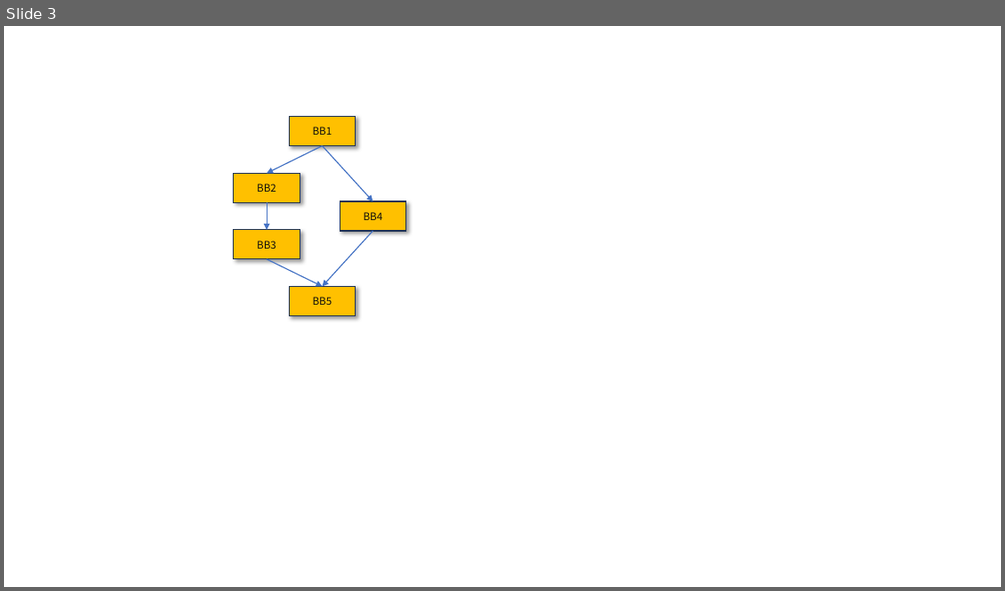
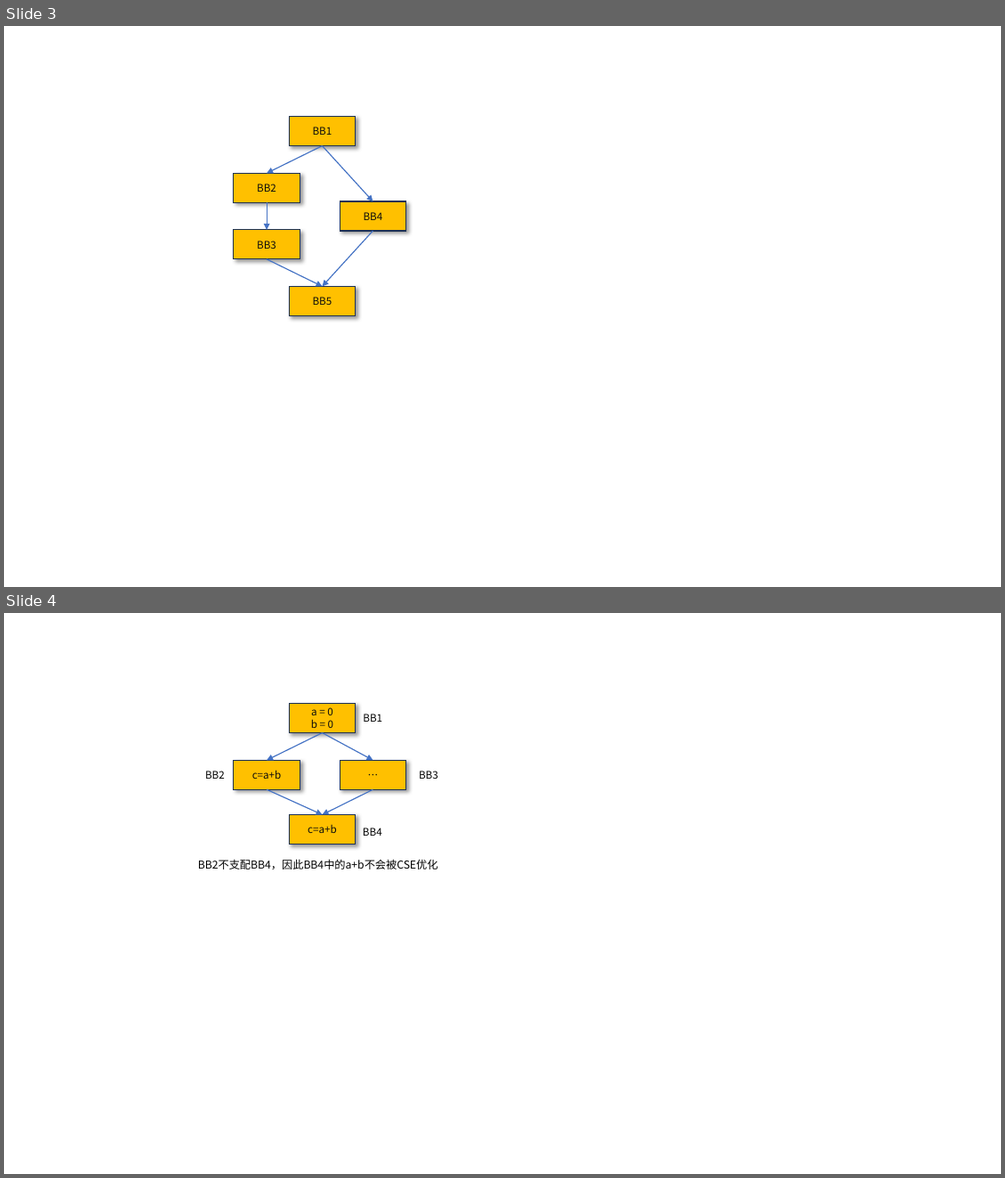
Before and after one commit to Xijie-Shuai/xijie-shuai.github.io, a slide deck: categories/LLVM/assets/public.pptx. Shown one above the other, each under a label of ours: slide 3 before the commit, slides 3 and 4 after it. The pictures are 1005x591 and 1005x1178 pixels, drawn with LibreOffice and Linux fonts; fonts in the diff are those of the drawing. Boxes give left, top, right and bottom in pixels: in the first picture for what was removed or moved away, otherwise in the second. Text is boxed around its words. In the diff, an @@ line names an element or a change of style, - is before the commit and + after.

```diff
--- a/categories/LLVM/assets/public.pptx
+++ b/categories/LLVM/assets/public.pptx
@@ slide 4 added at <box>4,613,1001,1174</box>, background #FFFFFF @@
@@ rectangle added at <box>289,704,356,732</box>, fill #FFC000, outline #1E3256 1 pt, 10 pt, text #0D0D0D @@
+a = 0
+b = 0
@@ text added at <box>363,714,382,722</box>, 10 pt, text #000000 @@
+BB1
@@ arrow added from (323, 732) to (267, 761), #4472C4 1 pt @@
@@ arrow added from (323, 732) to (372, 761), #4472C4 1 pt @@
@@ text added at <box>205,771,225,779</box>, 10 pt, text #000000 @@
+BB2
@@ rectangle added at <box>234,761,300,789</box>, fill #FFC000, outline #1E3256 1 pt, 10 pt, text #0D0D0D @@
+c=a+b
@@ rectangle added at <box>340,761,406,789</box>, fill #FFC000, outline #1E3256 1 pt, 10 pt, text #0D0D0D @@
+…
@@ text added at <box>419,771,438,779</box>, 10 pt, text #000000 @@
+BB3
@@ arrow added from (267, 789) to (323, 815), #4472C4 1 pt @@
@@ arrow added from (372, 789) to (323, 815), #4472C4 1 pt @@
@@ rectangle added at <box>289,815,356,844</box>, fill #FFC000, outline #1E3256 1 pt, 10 pt, text #0D0D0D @@
+c=a+b
@@ text added at <box>363,827,382,835</box>, 10 pt, text #000000 @@
+BB4
@@ text added at <box>198,859,438,869</box>, 10.5 pt, text #000000 @@
+BB2不支配BB4，因此BB4中的a+b不会被CSE优化
```
Also in this commit, not shown: 1 other slide added, 4 other files.
